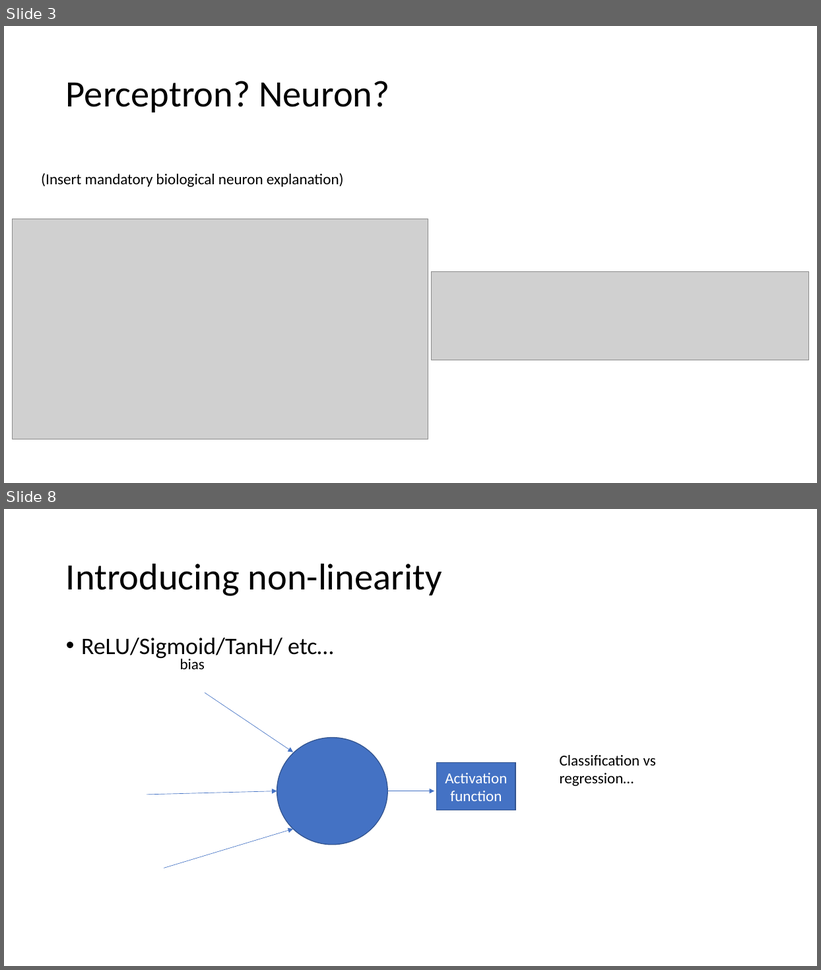
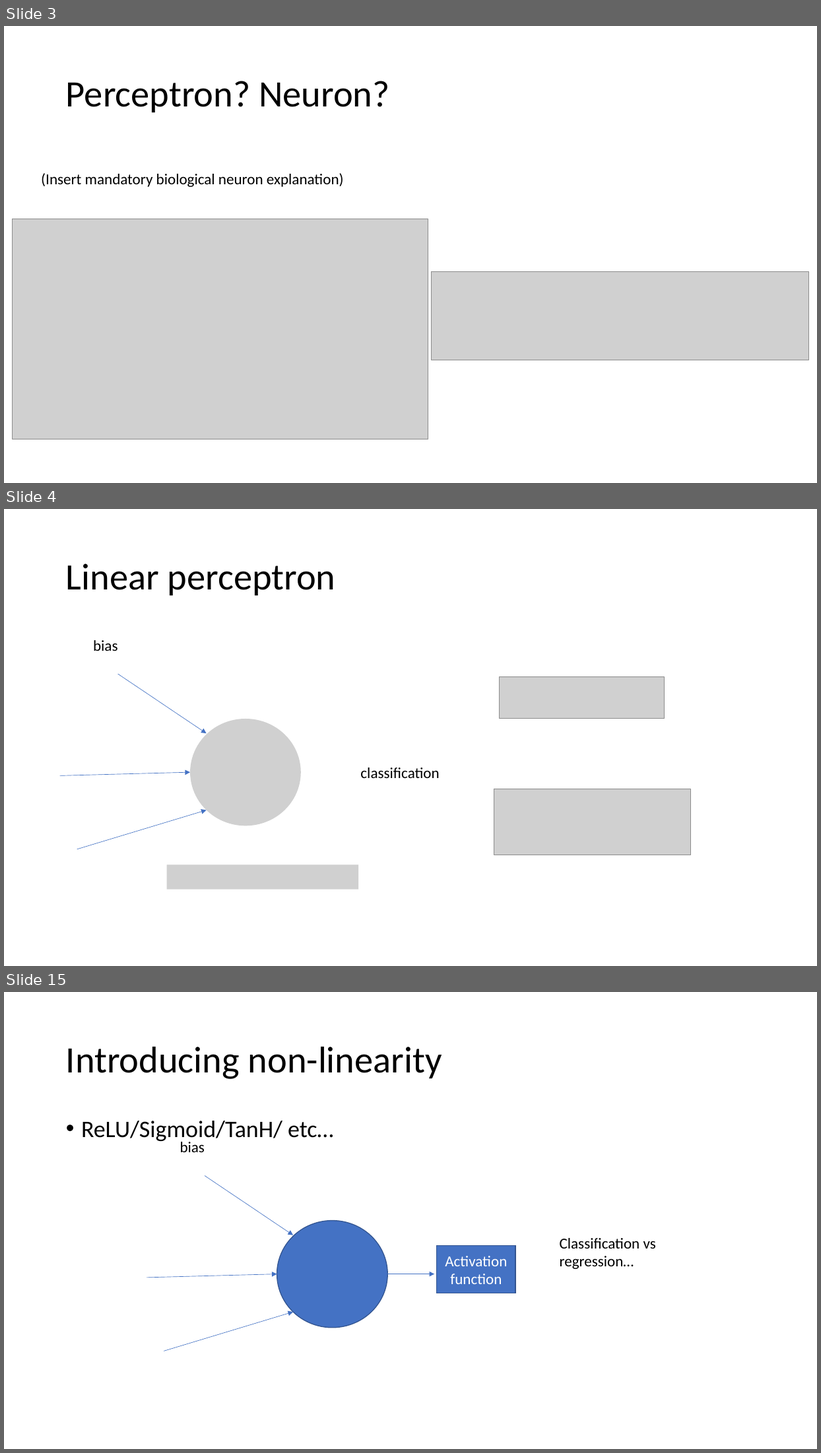
Before and after one commit to Huffwut/Python-meeting, a slide deck: machine learning learnings/perceptron - object detection.pptx. Shown one above the other, each under a label of ours: slides 3 and 8 before the commit, slides 3, 4 and 15 after it; the slides between them are not shown. The pictures are 821x970 and 821x1453 pixels, drawn with LibreOffice and Linux fonts; fonts in the diff are those of the drawing; grey boxes stand for pictures. Boxes give left, top, right and bottom in pixels: in the first picture for what was removed or moved away, otherwise in the second. Text is boxed around its words. In the diff, an @@ line names an element or a change of style, - is before the commit and + after.

```diff
--- a/machine learning learnings/perceptron - object detection.pptx
+++ b/machine learning learnings/perceptron - object detection.pptx
@@ slide 4 added at box(4, 509, 817, 966), background #FFFFFF @@
@@ title added at box(66, 564, 336, 595), 44 pt, text #000000 @@
+Linear perceptron
@@ text added at box(93, 640, 118, 651), 18 pt, text #000000 @@
+bias
@@ arrow added from (118, 674) to (207, 733), #4472C4 0.5 pt @@
@@ picture added at box(500, 677, 665, 719) @@
@@ picture added at box(190, 719, 301, 826) @@
@@ arrow added from (60, 776) to (190, 772), #4472C4 0.5 pt @@
@@ text added at box(360, 768, 439, 778), 18 pt, text #000000 @@
+classification
@@ picture added at box(494, 789, 691, 855) @@
@@ arrow added from (77, 850) to (207, 811), #4472C4 0.5 pt @@
@@ picture added at box(167, 865, 359, 890) @@
@@ what was slide 8 is now slide 15 @@
```
Also in this commit, not shown: 2 slides changed, 9 other slides added, 2 slides removed, 1 other file.
